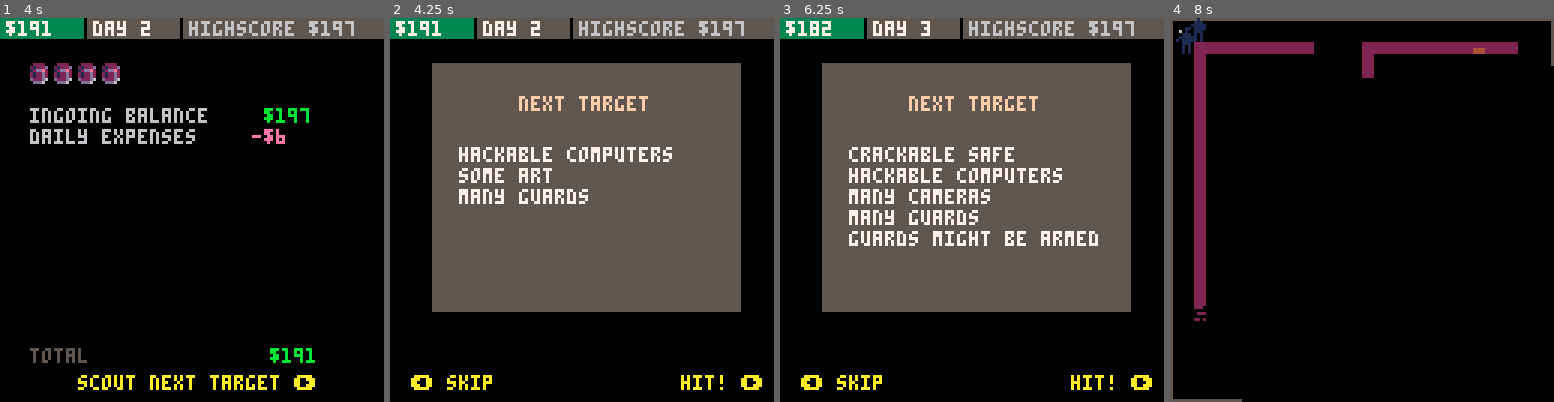
Above: before the commit, frames 1-4 (left to right).
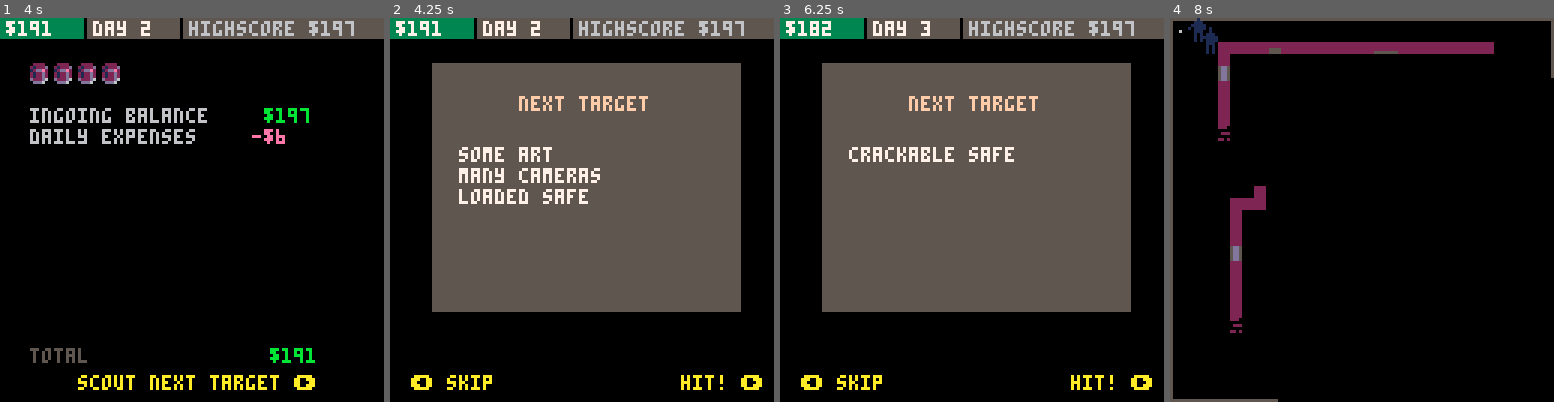
Above: after the commit, the same moments.

Repository: ironchestgames/pico-8-carts
Game: PICO-8 cartridge stealth.p8
Same seed, same stepped clock (60 frames per second), same inputs: the game is played once before the commit and once after it.
Inputs:
- Up to frame 1 (4 s): tap X (X key) at 0.33, 1.07, 1.85, 2.97 s; tap O (Z key) at 0.7, 1.7, 2.1, 2.5, 2.9, 3.3, 3.7 s; hold Right 1.6-2.1 s; hold Up 2.15-2.42 s; hold Right 2.47-3.03 s; hold Left 3.08-3.58 s; hold Down 3.63-3.97 s
- Up to frame 2 (4.25 s): hold Right from 4.02 s (still down); tap X (X key) at 4.08 s; tap O (Z key) at 4.1 s
- Up to frame 3 (6.25 s): tap O (Z key) every 0.4 s from 4.5 to 6.1 s; release Right at 4.68 s; hold Up 4.73-5.03 s; hold Left 5.08-5.68 s; tap X (X key) at 5.2 s; hold Down 5.73-6.03 s; hold Right from 6.08 s (still down)
- Up to frame 4 (8 s): tap X (X key) at 6.32, 7.43 s; tap O (Z key) every 0.4 s from 6.5 to 7.7 s; release Right at 6.58 s; hold Right 6.63-7.13 s; hold Up 7.18-7.45 s; hold Right from 7.5 s (still down)

Frame 1 is identical in both runs. In frame 2, 1.7% of the frame differs, in the area x 17-74%, y 33-49%; in frame 3, 3.5%; in frame 4, 5.5%, in the area x 1-100%, y 2-100%.

Commit message:
stealth - add different loot from safe based on whats on the level

Diff:
--- a/stealth.p8
+++ b/stealth.p8
@@ -19,8 +19,6 @@
 
 todo
 
-- show golden statuettes in mapselect
-
 - increase chance of locked doors to room with safe?
 
 - msg.y's should not be in same interval
@@ -28,10 +26,6 @@
 - add door access cards to be found (maybe on desks?)
 
 - clearer texts of why the alarm goes of (maybe do different values for when lighted by camera or guard, then have text "camera: statuette gone!")
-
-- remove map selection, maybe it's just "scouted", then you can choose to
-  enter or skip, if you skip you go back to status (new day.) this change
-  would impact wantedness (as a new day would drive down wantedness)
 
 - set label
 
@@ -51,8 +45,6 @@
  - hide under
 
 - busting out of jail???
-
-- window broken glass
 
 - names: johnny, jimmy, tommy, timmy, benny, lenny, ray, jay, donny, sonny, fred, ted, zed, tony, vince, roy
 
@@ -923,7 +915,7 @@
  -- 30 - statuette
  -- 31 - stolen statuette
 
- local _types,_hasgoldenstatuette=s2t'0;0;26;8;30;'
+ local _types,_hasgoldenstatuette,_safe=s2t'0;0;26;8;30;'
 
  if #cameras > 0 then
   add(_types,5)
@@ -969,6 +961,7 @@
    objs[_i+2]={typ=7,shadow={true}}
 
   elseif _typ == 8 then
+   _safe=_o
    _o.shadow={[0]=true}
    _o.action={[1]=soundaction,[2]=safe} -- todo: token hunt
 
@@ -980,17 +973,7 @@
     end
    end
 
-   local _goodcash={'good cash',400+rnd(200)}
-   _o.loot=shuffle{
-    _goodcash,_goodcash,
-    {'gold bars',600+rnd(600)},
-    {'diamonds',1200+rnd(900)},
-    {'important documents',rnd(1200)},
-   }[1]
-
    objs[_iplus1]={typ=9,shadow={true}}
-
-   add(mapthings,'crackable safe')
 
   elseif _typ == 30 then
    _o.action={[0]=stealstatuette,stealstatuette,stealstatuette,stealstatuette}
@@ -1059,7 +1042,7 @@
        {typ=14}
 
      -- switch to locked
-     if rnd() > 0.70 then
+     if rnd() > 0.7 then
       objs[_i].typ,
       objs[_i].action[2],
       objs[_i-32].action[3],
@@ -1093,6 +1076,28 @@
   if _g.isarmed == 1 then
    add(mapthings,'guards might be armed')
    break
+  end
+ end
+
+ -- set safe loot
+ if _safe then
+  if #guards > 1 or #cameras > 2 then
+   local _goldbars={'gold bars',500+rnd(500)}
+   _safe.loot=shuffle{
+    _goldbars,
+    _goldbars,
+    {'diamonds',1000+rnd(500)},
+   }[1]
+   add(mapthings,'loaded safe')
+  else
+   local _goodcash={'good cash',300+rnd(200)}
+   _safe.loot=shuffle{
+    _goodcash,
+    _goodcash,
+    _goodcash,
+    {'important documents',100+rnd(300)}
+   }[1]
+   add(mapthings,'crackable safe')
   end
  end
 
